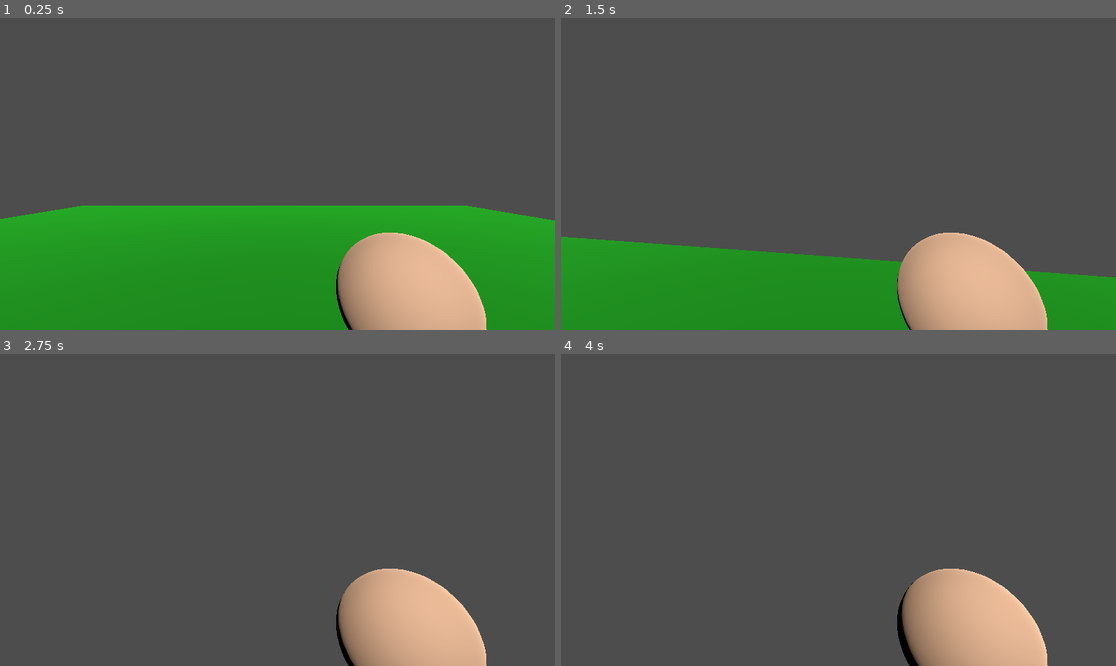
Above: before the commit, frames 1-4 (two rows, left to right).
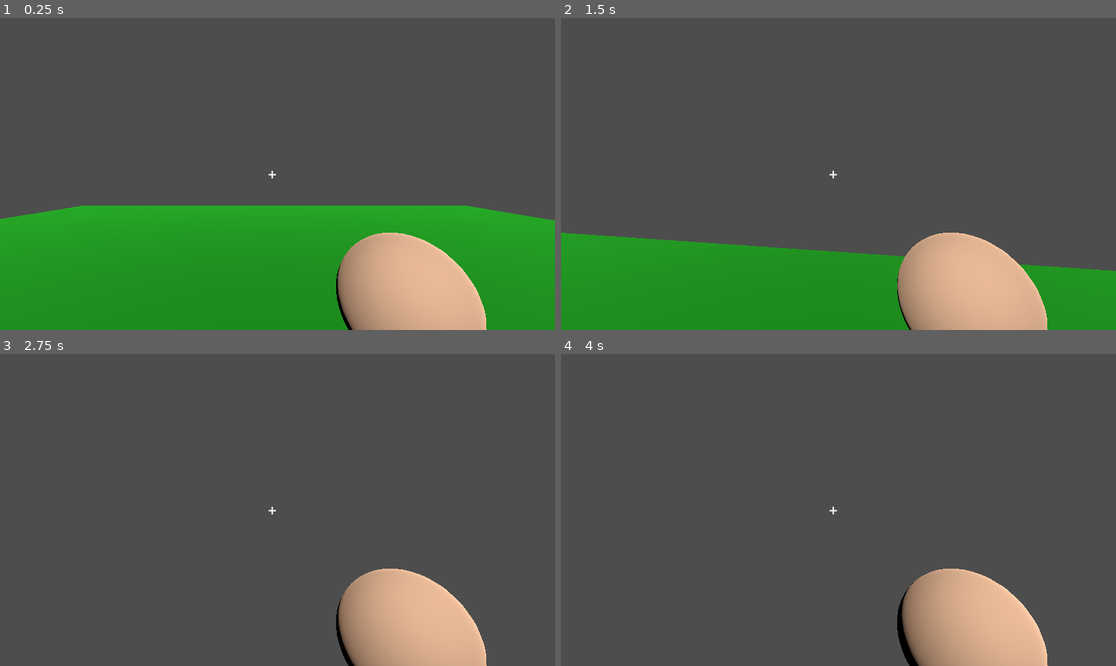
Above: after the commit, the same moments.

Repository: acidorenz22-commits/Game_Development_GODOT
Game: Godot game, scene res://world.tscn
The game is run twice, just before and just after one commit, with the same random seed, the same clock (stepped at 60 frames per second) and the same inputs.
Inputs (mouse positions are in pixels of both pictures, inside the frame that each line leads up to):
- Up to frame 1 (0.25 s): no input
- Up to frame 2 (1.5 s): tap Enter (ui_accept) at 0.5, 0.77 s; move the mouse to (866, 174) at 0.52 s; hold Shift (sprint) 0.53-1.28 s; hold W (move_forward) from 0.53 s (still down); move the mouse to (810, 174) at 1.27 s; tap E (interact) at 1.35 s
- Up to frame 3 (2.75 s): keep holding W (move_forward); tap Enter (ui_accept) at 1.52 s; tap Shift (sprint) at 1.55 s; move the mouse to (288, 503) at 2.02 s; hold Shift (sprint) from 2.03 s (still down)
- Up to frame 4 (4 s): keep holding W (move_forward); tap Enter (ui_accept) at 2.75, 3.02, 3.5, 3.77 s; move the mouse to (832, 516) at 2.77 s; release Shift (sprint) at 2.78 s; tap F (toggle_flashlight) at 2.85 s; tap Shift (sprint) at 3.05 s; move the mouse to (877, 513) at 3.52 s; hold Shift (sprint) from 3.53 s (still down)

The runs differ from the first frame. In frame 1, less than 0.1% of the frame differs, in the area x 48-50%, y 48-52%; in frame 2, 1.3%, in the area x 0-100%, y 48-89%; in frame 3, less than 0.1%; in frame 4, less than 0.1%.

Commit message:
added entity (Mourning Daughter)

Diff:
--- a/character_body_3d_test.gd
+++ b/character_body_3d_test.gd
@@ -7,15 +7,18 @@
 const MOUSE_SENSITIVITY = 0.003
 const BOB_FREQ   = 2.0
 const BOB_AMOUNT = 0.05
+const FOOTSTEP_INTERVAL = 0.5
 
 var bob_time       = 0.0
 var has_flashlight = false
 var flashlight_on  = false
+var footstep_timer = 0.0
 
 @onready var head            = $Head
 @onready var camera          = $Head/Camera3D
 @onready var flashlight      = $Head/Camera3D/SpotLight3D
 @onready var hand_flashlight = $Head/Camera3D/HandsRig/HandFlashlight
+@onready var footstep_player = $FootstepPlayer
 
 func _ready():
 	Input.set_mouse_mode(Input.MOUSE_MODE_CAPTURED)
@@ -29,7 +32,6 @@
 	if event.is_action_pressed("ui_cancel"):
 		Input.set_mouse_mode(Input.MOUSE_MODE_VISIBLE)
 
-	# Toggle flashlight with F
 	if event.is_action_pressed("toggle_flashlight") and has_flashlight:
 		flashlight_on = !flashlight_on
 		flashlight.visible = flashlight_on
@@ -39,6 +41,7 @@
 	_handle_jump()
 	_handle_movement(delta)
 	_head_bob(delta)
+	_handle_footsteps(delta)
 	_check_pickup()
 	move_and_slide()
 
@@ -50,7 +53,7 @@
 	if Input.is_action_just_pressed("ui_accept") and is_on_floor():
 		velocity.y = JUMP_VELOCITY
 
-func _handle_movement(delta):
+func _handle_movement(_delta):
 	var speed = SPRINT_SPEED if Input.is_action_pressed("sprint") else WALK_SPEED
 	var input_dir = Input.get_vector("move_left", "move_right", "move_forward", "move_back")
 	var direction = (transform.basis * Vector3(input_dir.x, 0, input_dir.y)).normalized()
@@ -69,6 +72,17 @@
 	else:
 		camera.transform.origin.y = lerp(camera.transform.origin.y, 0.0, delta * 10)
 
+func _handle_footsteps(delta):
+	var is_moving = velocity.length() > 0.5 and is_on_floor()
+	if is_moving:
+		footstep_timer -= delta
+		if footstep_timer <= 0.0:
+			footstep_player.play()
+			var interval = FOOTSTEP_INTERVAL / 1.6 if Input.is_action_pressed("sprint") else FOOTSTEP_INTERVAL
+			footstep_timer = interval
+	else:
+		footstep_timer = 0.0
+
 func _check_pickup():
 	if Input.is_action_just_pressed("interact"):
 		var flashlight_node = get_tree().get_first_node_in_group("flashlight")
--- a/fps_character.tscn
+++ b/fps_character.tscn
@@ -1,6 +1,7 @@
 [gd_scene format=3 uid="uid://bf7japrqvkyi2"]
 
 [ext_resource type="Script" uid="uid://c2dr3vdjgnx86" path="res://character_body_3d_test.gd" id="1_bj1go"]
+[ext_resource type="AudioStream" uid="uid://f5b1tj4nkaha" path="res://166509__yoyodaman234__concrete-footstep-1.wav" id="2_qaf55"]
 
 [sub_resource type="CapsuleShape3D" id="CapsuleShape3D_bj1go"]
 
@@ -51,3 +52,45 @@
 transform = Transform3D(1, 0, 0, 0, 1, 0, 0, 0, 1, 0, 0, -0.2)
 visible = false
 mesh = SubResource("CylinderMesh_v503x")
+
+[node name="HUD" type="CanvasLayer" parent="." unique_id=1082081579]
+
+[node name="Root" type="Control" parent="HUD" unique_id=922029653]
+layout_mode = 3
+anchors_preset = 15
+anchor_right = 1.0
+anchor_bottom = 1.0
+grow_horizontal = 2
+grow_vertical = 2
+mouse_filter = 2
+
+[node name="Crosshair" type="Control" parent="HUD/Root" unique_id=276828480]
+layout_mode = 1
+anchors_preset = 8
+anchor_left = 0.5
+anchor_top = 0.5
+anchor_right = 0.5
+anchor_bottom = 0.5
+grow_horizontal = 2
+grow_vertical = 2
+mouse_filter = 2
+
+[node name="Label" type="Label" parent="HUD/Root/Crosshair" unique_id=357599349]
+layout_mode = 1
+anchors_preset = 8
+anchor_left = 0.5
+anchor_top = 0.5
+anchor_right = 0.5
+anchor_bottom = 0.5
+offset_left = -20.0
+offset_top = -22.5
+offset_right = 20.0
+offset_bottom = 22.5
+grow_horizontal = 2
+grow_vertical = 2
+theme_override_font_sizes/font_size = 32
+text = "+"
+
+[node name="FootstepPlayer" type="AudioStreamPlayer3D" parent="." unique_id=369137844]
+stream = ExtResource("2_qaf55")
+max_distance = 20.0
--- /dev/null
+++ b/mourning_daughter.gd
@@ -0,0 +1,45 @@
+extends CharacterBody3D
+
+const SPEED     = 1.5
+const GRAVITY   = 9.8
+const STOP_DIST = 1.2
+
+var player = null
+
+@onready var nav_agent = $NavigationAgent3D
+@onready var audio     = $AudioStreamPlayer3D
+
+func _ready():
+	player = get_tree().get_first_node_in_group("player")
+	print("Player found: ", player)
+
+	var timer = Timer.new()
+	add_child(timer)
+	timer.wait_time = 0.5
+	timer.timeout.connect(_update_target)
+	timer.start()
+
+func _update_target():
+	if player:
+		nav_agent.target_position = player.global_position
+
+func _physics_process(delta):
+	if not is_on_floor():
+		velocity.y -= GRAVITY * delta
+
+	if player == null:
+		return
+
+	var dist = global_position.distance_to(player.global_position)
+
+	if dist > STOP_DIST:
+		var next_pos  = nav_agent.get_next_path_position()
+		var direction = (next_pos - global_position).normalized()
+		velocity.x    = direction.x * SPEED
+		velocity.z    = direction.z * SPEED
+		look_at(Vector3(player.global_position.x, global_position.y, player.global_position.z), Vector3.UP)
+	else:
+		velocity.x = 0
+		velocity.z = 0
+
+	move_and_slide()
--- /dev/null
+++ b/mourning_daughter.tscn
@@ -0,0 +1,30 @@
+[gd_scene format=3 uid="uid://cv52h4lti7ldd"]
+
+[ext_resource type="Script" uid="uid://ckbpbstejiy53" path="res://mourning_daughter.gd" id="1_xhai7"]
+[ext_resource type="AudioStream" uid="uid://c4n43q7g0aclp" path="res://521600__michellelindemann1__crying-girl.wav" id="2_dnw1s"]
+
+[sub_resource type="CapsuleShape3D" id="CapsuleShape3D_xhai7"]
+
+[sub_resource type="StandardMaterial3D" id="StandardMaterial3D_dnw1s"]
+albedo_color = Color(0.101960786, 0.101960786, 0.101960786, 1)
+
+[sub_resource type="CapsuleMesh" id="CapsuleMesh_76nj1"]
+material = SubResource("StandardMaterial3D_dnw1s")
+radius = 0.3
+height = 1.8
+
+[node name="MourningDaughter" type="CharacterBody3D" unique_id=1026318932]
+script = ExtResource("1_xhai7")
+
+[node name="CollisionShape3D" type="CollisionShape3D" parent="." unique_id=2024303580]
+shape = SubResource("CapsuleShape3D_xhai7")
+
+[node name="MeshInstance3D" type="MeshInstance3D" parent="." unique_id=340822909]
+mesh = SubResource("CapsuleMesh_76nj1")
+
+[node name="NavigationAgent3D" type="NavigationAgent3D" parent="." unique_id=272766181]
+
+[node name="AudioStreamPlayer3D" type="AudioStreamPlayer3D" parent="." unique_id=1229106549]
+stream = ExtResource("2_dnw1s")
+autoplay = true
+max_distance = 20.0
--- a/world.tscn
+++ b/world.tscn
@@ -1,16 +1,7 @@
 [gd_scene format=3 uid="uid://kw8ovq1qk74x"]
 
 [ext_resource type="PackedScene" uid="uid://bf7japrqvkyi2" path="res://fps_character.tscn" id="1_f3sb7"]
-
-[sub_resource type="StandardMaterial3D" id="StandardMaterial3D_gv5m4"]
-albedo_color = Color(0.043137256, 0.6156863, 0.047058824, 1)
-
-[sub_resource type="PlaneMesh" id="PlaneMesh_f3sb7"]
-material = SubResource("StandardMaterial3D_gv5m4")
-size = Vector2(20, 20)
-
-[sub_resource type="BoxShape3D" id="BoxShape3D_gv5m4"]
-size = Vector3(20, 0.1, 20)
+[ext_resource type="PackedScene" uid="uid://cv52h4lti7ldd" path="res://mourning_daughter.tscn" id="2_fj7yv"]
 
 [sub_resource type="StandardMaterial3D" id="StandardMaterial3D_f3sb7"]
 albedo_color = Color(1.332, 1.332, 1.332, 1)
@@ -36,15 +27,21 @@
 [sub_resource type="SphereShape3D" id="SphereShape3D_036b0"]
 radius = 1.5
 
+[sub_resource type="NavigationMesh" id="NavigationMesh_tlwt5"]
+vertices = PackedVector3Array(-9.5, 0.45, -9.5, -9.5, 0.45, 9.5, 9.5, 0.45, 9.5, 9.5, 0.45, -9.5)
+polygons = [PackedInt32Array(3, 2, 0), PackedInt32Array(0, 2, 1)]
+
+[sub_resource type="StandardMaterial3D" id="StandardMaterial3D_gv5m4"]
+albedo_color = Color(0.043137256, 0.6156863, 0.047058824, 1)
+
+[sub_resource type="PlaneMesh" id="PlaneMesh_f3sb7"]
+material = SubResource("StandardMaterial3D_gv5m4")
+size = Vector2(20, 20)
+
+[sub_resource type="BoxShape3D" id="BoxShape3D_gv5m4"]
+size = Vector3(20, 0.1, 20)
+
 [node name="World" type="Node3D" unique_id=2089202944]
-
-[node name="StaticBody3D" type="StaticBody3D" parent="." unique_id=1318866275]
-
-[node name="MeshInstance3D" type="MeshInstance3D" parent="StaticBody3D" unique_id=2066551420]
-mesh = SubResource("PlaneMesh_f3sb7")
-
-[node name="CollisionShape3D" type="CollisionShape3D" parent="StaticBody3D" unique_id=994973643]
-shape = SubResource("BoxShape3D_gv5m4")
 
 [node name="DirectionalLight3D" type="DirectionalLight3D" parent="." unique_id=1141140607]
 transform = Transform3D(1, 0, 0, 0, 0.70710677, 0.70710677, 0, -0.70710677, 0.70710677, 0, 0, 0)
@@ -72,4 +69,18 @@
 [node name="CollisionShape3D" type="CollisionShape3D" parent="Flashlight/Area3D" unique_id=223742734]
 shape = SubResource("SphereShape3D_036b0")
 
-[node name="CharacterBody3D" parent="." unique_id=319192009 instance=ExtResource("1_f3sb7")]
+[node name="CharacterBody3D" parent="." unique_id=319192009 groups=["player"] instance=ExtResource("1_f3sb7")]
+
+[node name="NavigationRegion3D" type="NavigationRegion3D" parent="." unique_id=187041064]
+navigation_mesh = SubResource("NavigationMesh_tlwt5")
+
+[node name="StaticBody3D" type="StaticBody3D" parent="NavigationRegion3D" unique_id=1318866275]
+
+[node name="MeshInstance3D" type="MeshInstance3D" parent="NavigationRegion3D/StaticBody3D" unique_id=2066551420]
+mesh = SubResource("PlaneMesh_f3sb7")
+
+[node name="CollisionShape3D" type="CollisionShape3D" parent="NavigationRegion3D/StaticBody3D" unique_id=994973643]
+shape = SubResource("BoxShape3D_gv5m4")
+
+[node name="MourningDaughter" parent="." unique_id=1026318932 instance=ExtResource("2_fj7yv")]
+transform = Transform3D(1, 0, 0, 0, 1, 0, 0, 0, 1, 1, 4, 0)
Not shown, added: 166508__yoyodaman234__concrete-footstep-2.wav.import
Not shown, added: 166509__yoyodaman234__concrete-footstep-1.wav.import
Not shown, added: 521600__michellelindemann1__crying-girl.wav.import
Not shown, added: mourning_daughter.gd.uid
Not shown, changed: .gitignore
Not shown, added: 166508__yoyodaman234__concrete-footstep-2.wav
Not shown, added: 166509__yoyodaman234__concrete-footstep-1.wav
Not shown, added: 521600__michellelindemann1__crying-girl.wav
